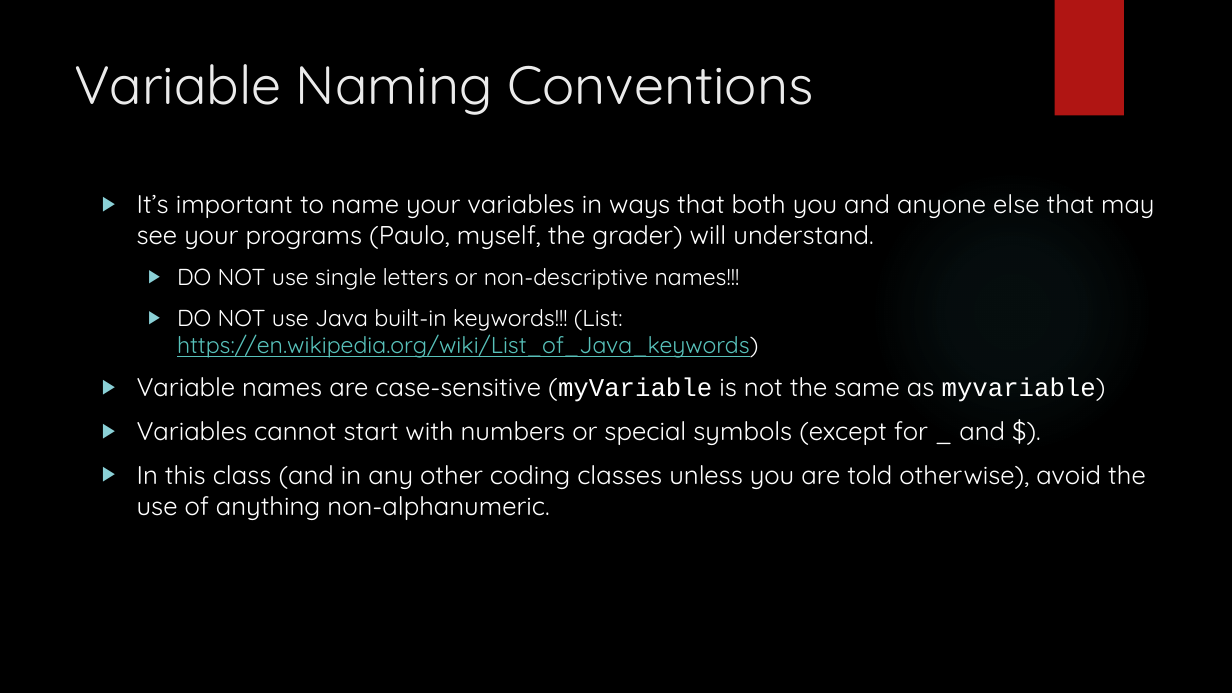
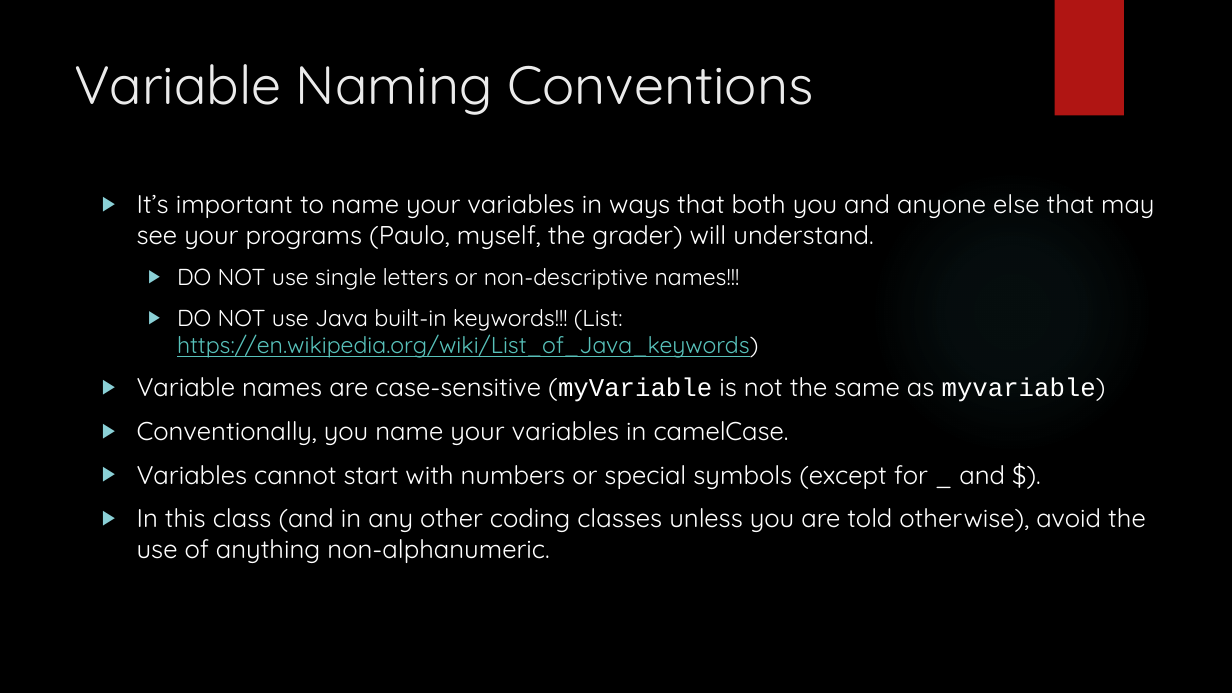
Before and after one commit to michaelbartlett17/cs7-recs, a slide deck: slide 13 of Slides/0909Recitation.pptx. Drawn at 1232x693 pixels with LibreOffice and Linux fonts; fonts in the diff are those of the drawing; background and template pictures are left out. Boxes give left, top, right and bottom in pixels: in the first picture for what was removed or moved away, otherwise in the second. Text is boxed around its words. In the diff, an @@ line names an element or a change of style, - is before the commit and + after.

```diff
--- a/Slides/0909Recitation.pptx
+++ b/Slides/0909Recitation.pptx
@@ text at bbox=[137, 421, 789, 445]: paragraph added @@
+▶ Conventionally, you name your variables in camelCase.
```
Also in this commit, not shown: 4 other slides changed, 2 other files.
